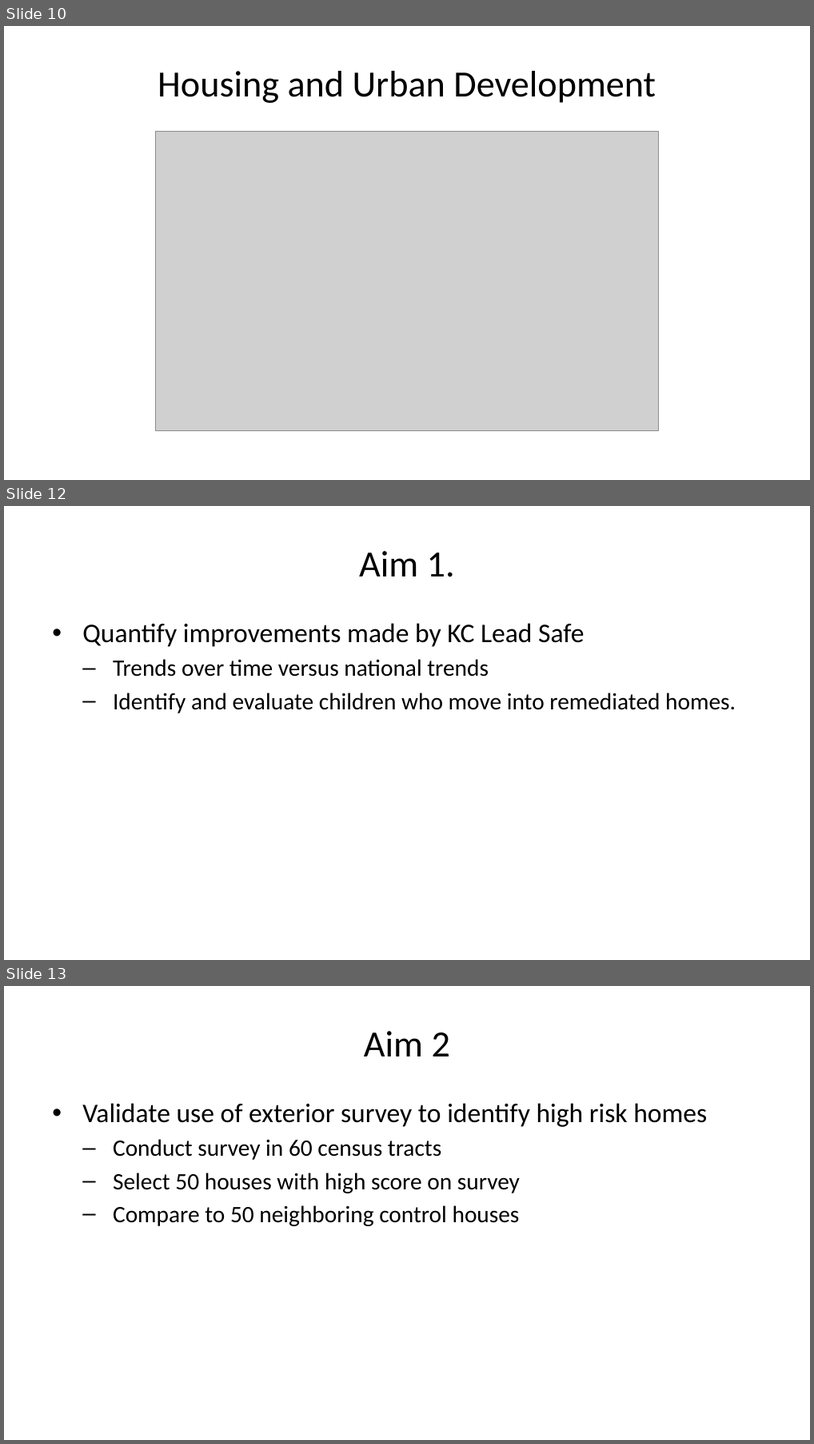
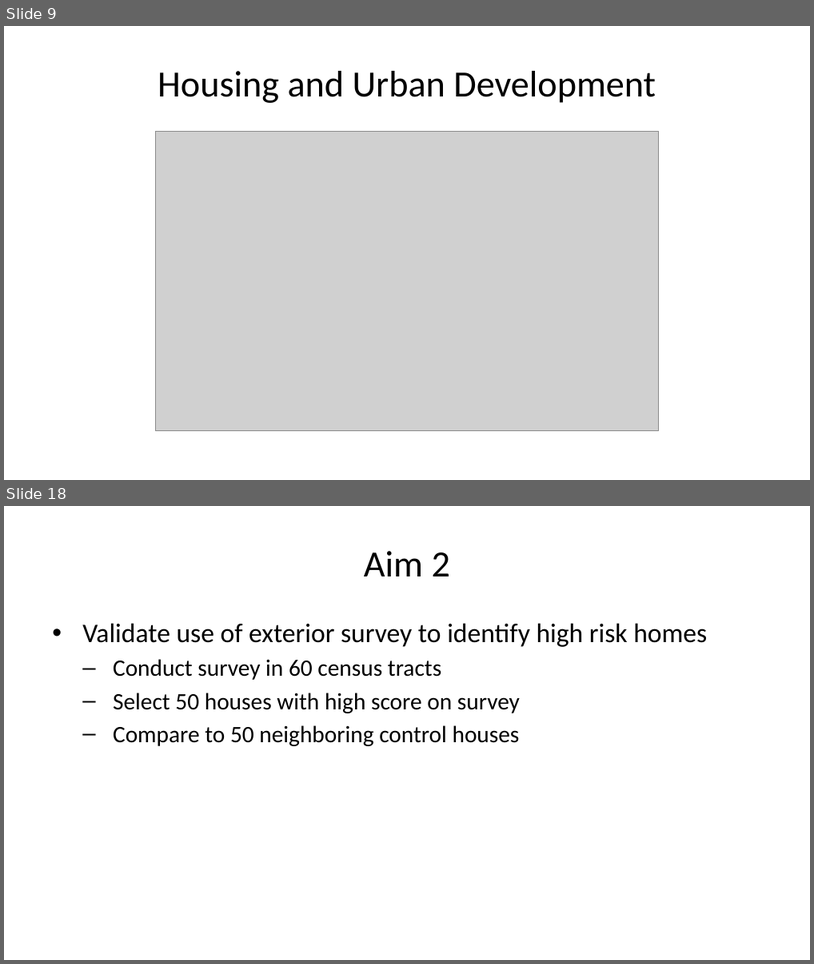
Before and after one commit to pmean/papers-and-presentations, a slide deck: kc-lead-impact/results/dbhi-presentation.pptx. Shown one above the other, each under a label of ours: slides 10, 12 and 13 before the commit, slides 9 and 18 after it; the slides between them are not shown. The pictures are 814x1444 and 814x964 pixels, drawn with LibreOffice and Linux fonts; fonts in the diff are those of the drawing; grey boxes stand for pictures. Boxes give left, top, right and bottom in pixels: in the first picture for what was removed or moved away, otherwise in the second. Text is boxed around its words. In the diff, an @@ line names an element or a change of style, - is before the commit and + after.

Commit message:
Simplified slide titles for dbhi-presentation.md

```diff
--- a/kc-lead-impact/results/dbhi-presentation.pptx
+++ b/kc-lead-impact/results/dbhi-presentation.pptx
@@ slide 12 removed at (4,506,810,960), background #FFFFFF @@
@@ title removed at (359,551,455,577) @@
-Aim 1.
@@ text removed at (82,623,736,713) @@
-• Quantify improvements made by KC Lead Safe
-  – Trends over time versus national trends
-  – Identify and evaluate children who move into remediated homes.
@@ what was slide 10 is now slide 9 @@
@@ what was slide 13 is now slide 18 @@
```
Also in this commit, not shown: 1 slide changed, 8 slides added, 2 other slides removed, 3 other files.
